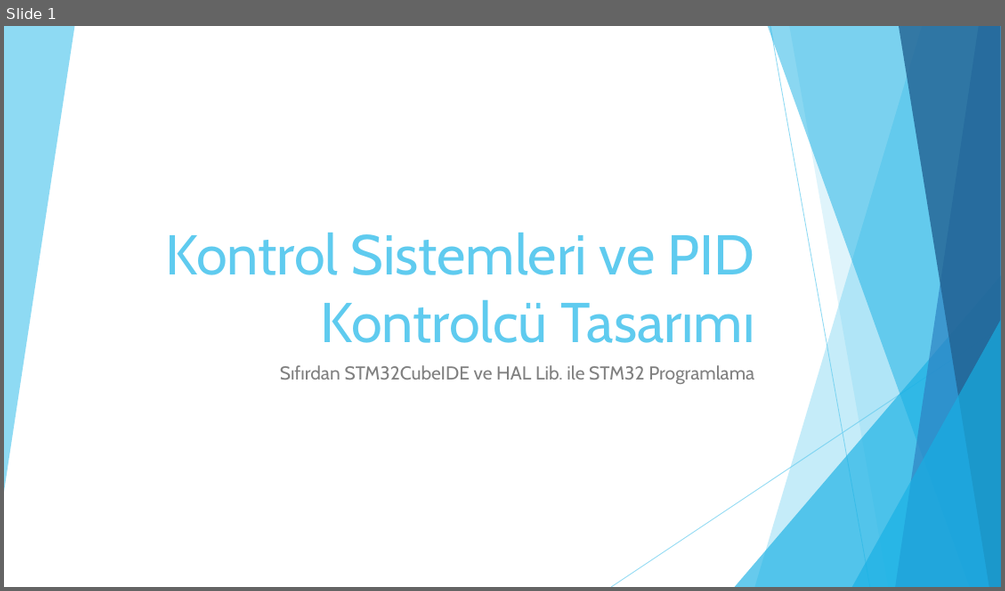
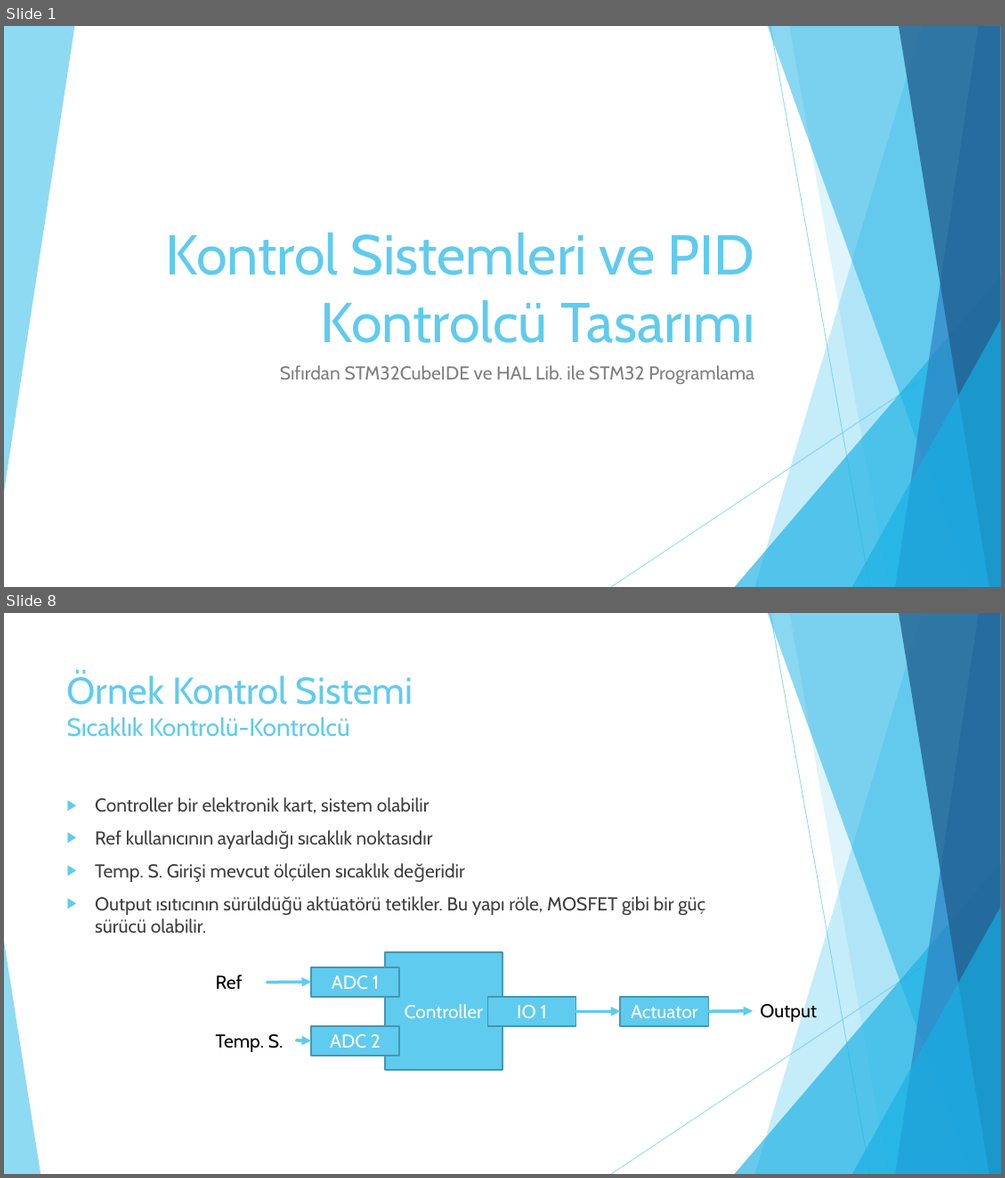
Before and after one commit to enginsubasi/Udemy_STM32, a slide deck: docs/Sunumlar/PIDKontrolcu.pptx. Shown one above the other, each under a label of ours: slide 1 before the commit, slides 1 and 8 after it; the slides between them are not shown. The pictures are 1005x591 and 1005x1178 pixels, drawn with LibreOffice and Linux fonts; fonts in the diff are those of the drawing. Boxes give left, top, right and bottom in pixels: in the first picture for what was removed or moved away, otherwise in the second. Text is boxed around its words. In the diff, an @@ line names an element or a change of style, - is before the commit and + after.

```diff
--- a/docs/Sunumlar/PIDKontrolcu.pptx
+++ b/docs/Sunumlar/PIDKontrolcu.pptx
@@ slide 8 added at box(4, 613, 1001, 1174), background #FFFFFF; not listed: 9 template elements that a slide beside it also shows @@
@@ title added at box(67, 673, 413, 737), 24 pt, text #5FCBEF @@
+Örnek Kontrol Sistemi
+Sıcaklık Kontrolü-Kontrolcü
@@ text added at box(95, 797, 705, 933), 18 pt, text #404040 @@
+▶ Controller bir elektronik kart, sistem olabilir
+▶ Ref kullanıcının ayarladığı sıcaklık noktasıdır
+▶ Temp. S. Girişi mevcut ölçülen sıcaklık değeridir
+▶ Output ısıtıcının sürüldüğü aktüatörü tetikler. Bu yapı röle, MOSFET gibi bir güç sürücü olabilir.
@@ triangle added at box(4, 941, 40, 1174), fill #5FCBEF at 70% opacity @@
@@ rectangle added at box(385, 952, 502, 1070), fill #5FCBEF, outline #4696B1 1.5 pt, 18 pt, text #FFFFFF @@
+Controller
@@ text added at box(216, 974, 243, 989), 18 pt, text #000000 @@
+Ref
@@ arrow added from (267, 982) to (311, 981), #5FCBEF 3 pt @@
@@ rectangle added at box(311, 966, 399, 996), fill #5FCBEF, outline #4696B1 1.5 pt, 18 pt, text #FFFFFF @@
+ADC 1
@@ rectangle added at box(488, 997, 576, 1026), fill #5FCBEF, outline #4696B1 1.5 pt, 18 pt, text #FFFFFF @@
+IO 1
@@ arrow added from (576, 1011) to (620, 1011), #5FCBEF 3 pt @@
@@ rectangle added at box(620, 997, 708, 1026), fill #5FCBEF, outline #4696B1 1.5 pt, 18 pt, text #FFFFFF @@
+Actuator
@@ arrow added from (708, 1011) to (752, 1011), #5FCBEF 3 pt @@
@@ text added at box(760, 1002, 817, 1023), 18 pt, text #000000 @@
+Output
@@ text added at box(216, 1034, 283, 1052), 18 pt, text #000000 @@
+Temp. S.
@@ rectangle added at box(311, 1026, 399, 1055), fill #5FCBEF, outline #4696B1 1.5 pt, 18 pt, text #FFFFFF @@
+ADC 2
@@ arrow added from (297, 1040) to (311, 1041), #5FCBEF 3 pt @@
```
Also in this commit, not shown: 4 slides changed, 7 other slides added, 1 slide removed, 2 other files.
